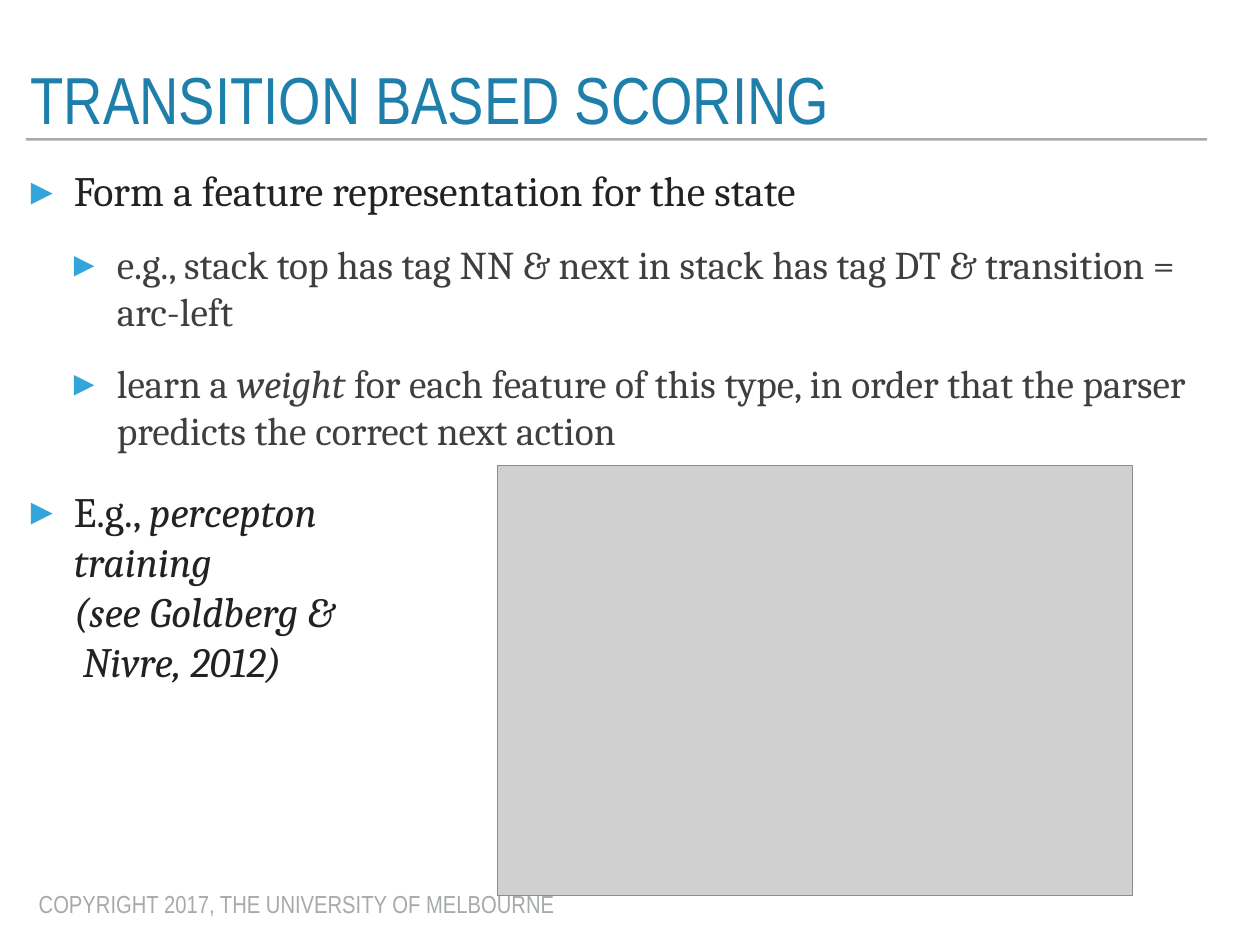
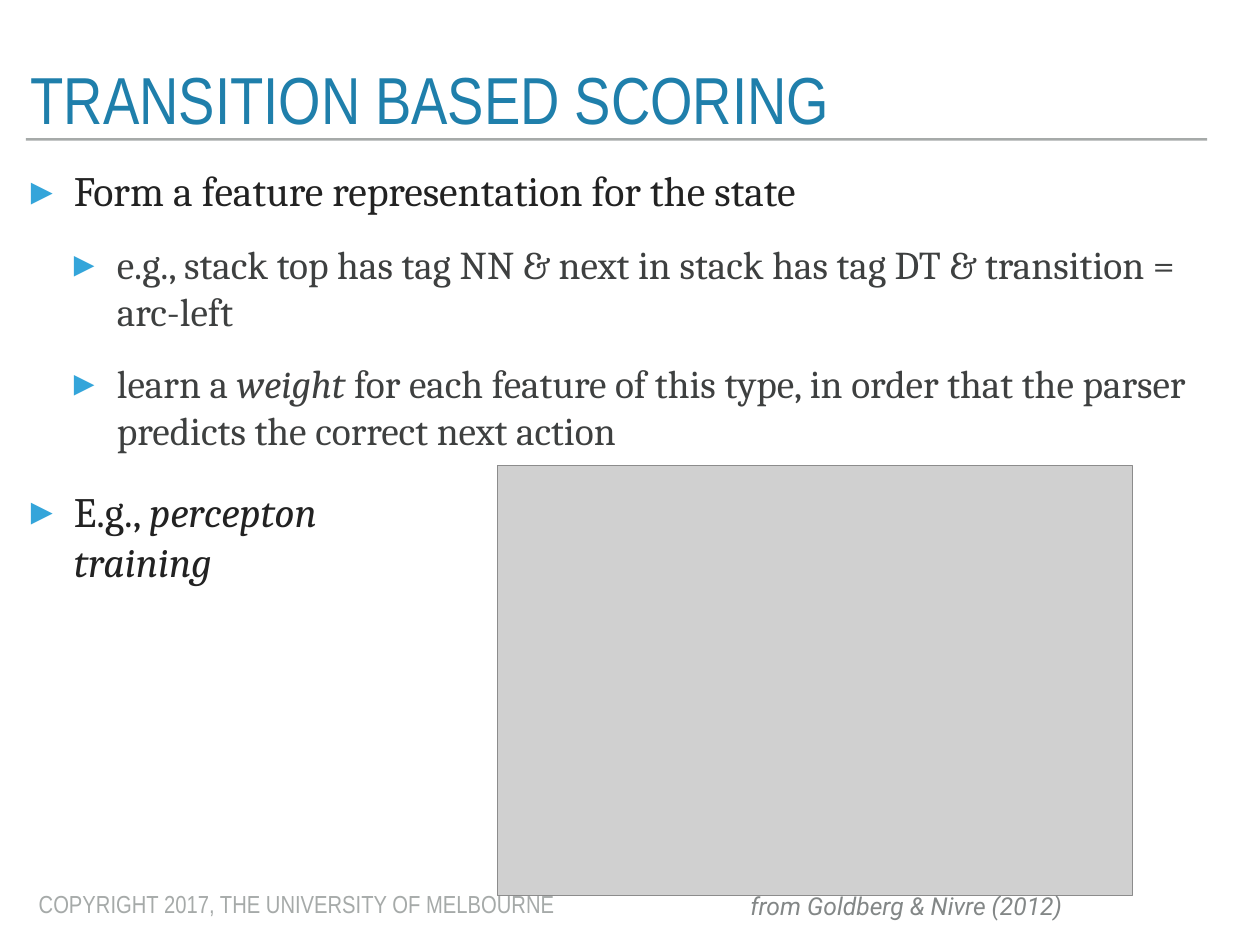
Before and after one commit to trevorcohn/comp90042, a slide deck: slide 20 of slides/WSTA_L7_dependency.pptx. Drawn at 1260x945 pixels with LibreOffice and Linux fonts; fonts in the diff are those of the drawing; grey boxes stand for pictures. Boxes give left, top, right and bottom in pixels: in the first picture for what was removed or moved away, otherwise in the second. Text is boxed around its words. In the diff, an @@ line names an element or a change of style, - is before the commit and + after.

```diff
--- a/slides/WSTA_L7_dependency.pptx
+++ b/slides/WSTA_L7_dependency.pptx
@@ text at [74,499,317,586]: text changed @@
-▸ E.g., percepton
-  training
-  (see Goldberg &
-  Nivre, 2012)
+▸ E.g., percepton
+  training
@@ text added at [750,892,1062,920], 20 pt, text #838787, italic @@
+from Goldberg & Nivre (2012)
```
Also in this commit, not shown: 4 other slides changed, 3 other files.
